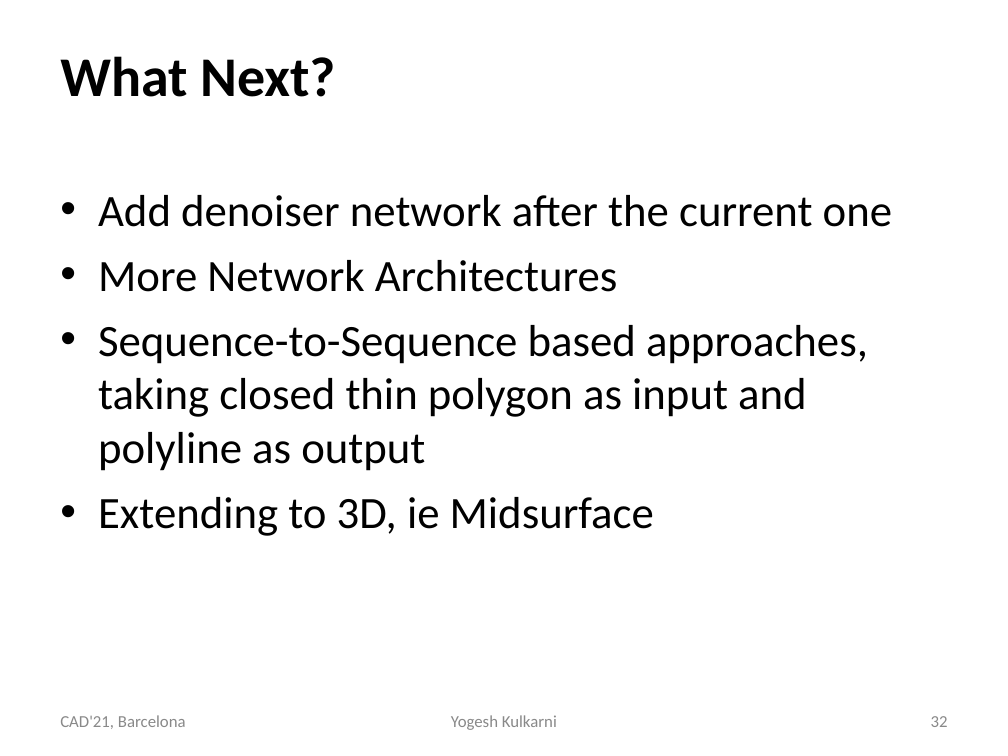
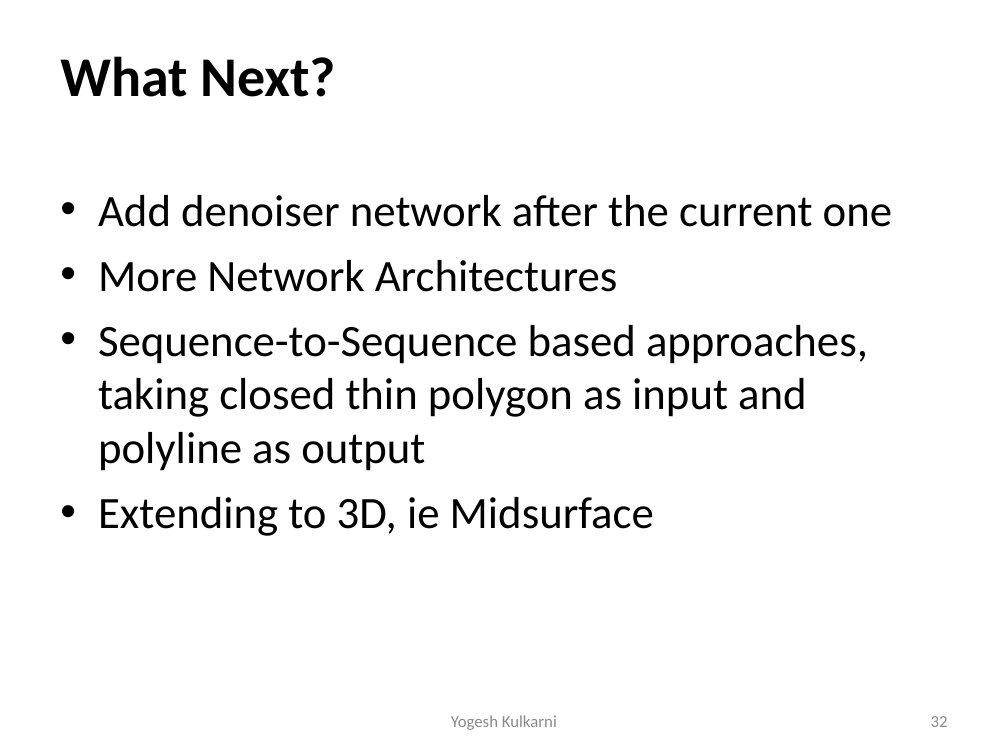
Before and after one commit to yogeshhk/MidcurveNN, a slide deck: slide 32 of TalksPublications/IACC21_MidcurveNN_YogeshKulkarni.ppt. Drawn at 1008x756 pixels with LibreOffice and Linux fonts; fonts in the diff are those of the drawing. Boxes give left, top, right and bottom in pixels: in the first picture for what was removed or moved away, otherwise in the second. Text is boxed around its words. In the diff, an @@ line names an element or a change of style, - is before the commit and + after.

```diff
--- a/TalksPublications/IACC21_MidcurveNN_YogeshKulkarni.ppt
+++ b/TalksPublications/IACC21_MidcurveNN_YogeshKulkarni.ppt
@@ text removed at [60,715,186,729] @@
-CAD'21, Barcelona
```
Also in this commit, not shown: 29 other slides changed, 1 other file.
